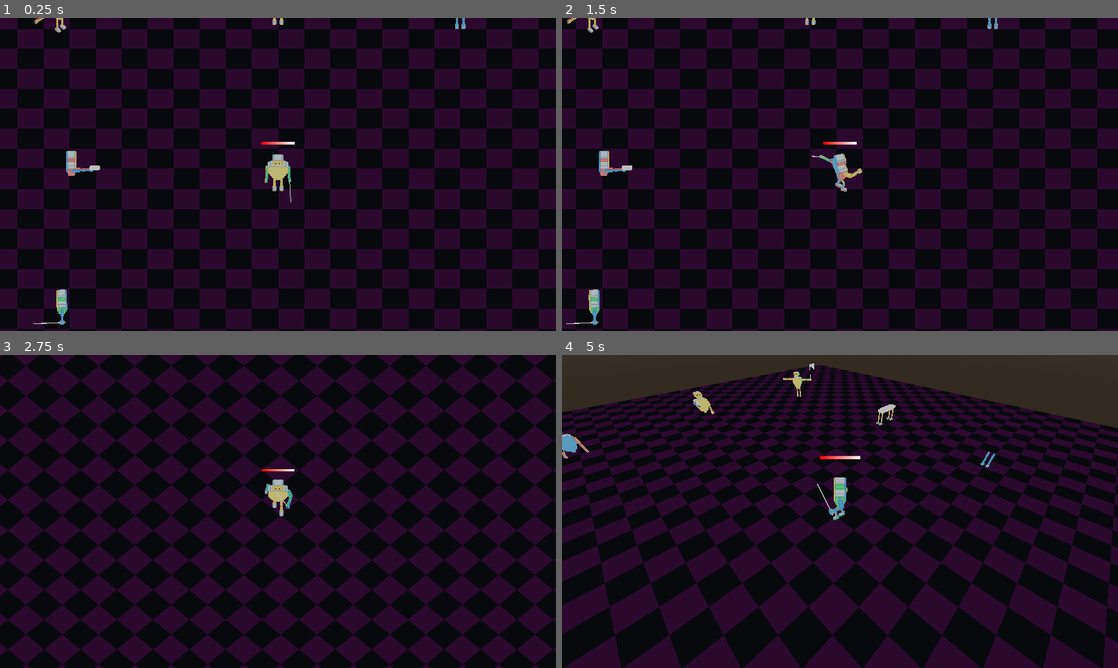
Above: before the commit, frames 1-4 (two rows, left to right).
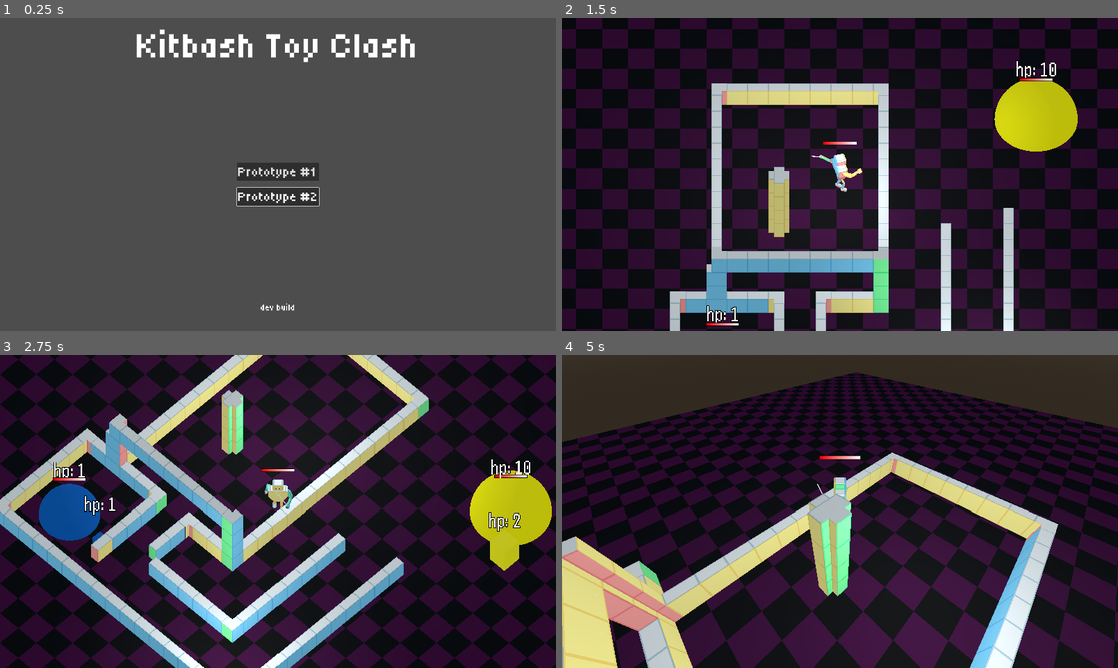
Above: after the commit, the same moments.

Repository: markguinn/kitbash-toy-clash
Game: Godot game, scene res://main.tscn
The game is run twice, just before and just after one commit, with the same random seed, the same clock (stepped at 60 frames per second) and the same inputs. Before the commit the project starts from res://levels/dev/proto2.tscn.
Inputs (mouse positions are in pixels of both pictures, inside the frame that each line leads up to):
- Up to frame 1 (0.25 s): no input
- Up to frame 2 (1.5 s): click (840, 171) at 0.5 s, where only the run after the commit has a clickable "Prototype #1"; hold Right (right) from 1.28 s (still down); hold Z (attack1) from 1.28 s (still down)
- Up to frame 3 (2.75 s): release Right (right) at 2.03 s; release Z (attack1) at 2.03 s; hold S (down) from 2.03 s (still down); tap Tab (switch_cam) at 2.1 s
- Up to frame 4 (5 s): release S (down) at 2.78 s; hold Right (right) 2.78-3.53 s; hold Z (attack1) 2.78-3.53 s; hold W (up) 3.53-4.28 s; tap Tab (switch_cam) at 3.6 s; hold Left (left) from 4.28 s (still down); hold Z (attack1) from 4.28 s (still down)

The runs differ from the first frame. In frame 1, 100% of the frame differs, in the area x 0-100%, y 0-100%; in frame 2, 15%; in frame 3, 64%; in frame 4, 71%.

Commit message:
add in main scene, temp title screen, and scene change machinery

Diff:
--- /dev/null
+++ b/common/ui/file_label.gd
@@ -0,0 +1,17 @@
+class_name FileLabel
+extends Label
+
+##########################################################
+## A label that replaces its text with the contents of a file
+## if the file exists. If not, it keeps the existing text.
+##########################################################
+
+
+## Path to the file that will define this label's text if present
+@export_file("*.txt") var file_path: String
+
+
+func _ready() -> void:
+	if file_path and FileAccess.file_exists(file_path):
+		var file = FileAccess.open(file_path, FileAccess.READ)
+		text = file.get_as_text()
--- /dev/null
+++ b/common/ui/rich_file_label.gd
@@ -0,0 +1,17 @@
+class_name RichFileLabel
+extends RichTextLabel
+
+##########################################################
+## A label that replaces its text with the contents of a file
+## if the file exists. If not, it keeps the existing text.
+##########################################################
+
+
+## Path to the file that will define this label's text if present
+@export_file("*.txt") var file_path: String
+
+
+func _ready() -> void:
+	if file_path and FileAccess.file_exists(file_path):
+		var file = FileAccess.open(file_path, FileAccess.READ)
+		text = file.get_as_text()
--- /dev/null
+++ b/common/ui/scene_change_button.gd
@@ -0,0 +1,29 @@
+class_name SceneChangeButton
+extends Button
+
+########################################################
+## A button that switches the current scene when pressed.
+## This can go to a stage or a UI scene.
+########################################################
+
+
+## The scene that loads when the button is clicked
+@export_file("*.tscn") var target_scene: String
+
+## Should the button grab focus?
+@export var is_primary: bool = false
+
+## Passed to the init_with_state method. Scene specific. For stages, this can optionally have a target_portal key which controls where the player starts.
+@export var params: Dictionary
+
+
+func _ready() -> void:
+	pressed.connect(_on_pressed)
+	if is_primary:
+		grab_focus()
+
+
+func _on_pressed() -> void:
+	if target_scene:
+		Game.change_scene(target_scene, params)
+	pass
--- a/globals/game.gd
+++ b/globals/game.gd
@@ -1,7 +1,10 @@
 extends Node
+
+const TITLE_SCREEN = "res://ui/dev/dev_title_screen.tscn"
 
 signal enemy_died(enemy, hit_box)
 signal player_died(enemy, hit_box)
+signal scene_changed
 
 var confirm_dlg: AcceptDialog
 var pick_dlg
@@ -18,13 +21,86 @@
 	player_died.connect(_on_player_died)
 	Log.debug.call_deferred(self, "ready")
 
+func is_dev_mode() -> bool:
+	return OS.is_debug_build()
+
+
+# this will be true when in a stage and false otherwise (title screen, credits, etc)
+# it will remain true when paused though
+var is_in_game := false
+
+
+## Returns the parent node for the active screen or stage
+func get_container() -> Node:
+	return get_tree().get_first_node_in_group("scene_container")
+
+
+## Returns the root of the current active scene
+func get_active_scene() -> Node:
+	return get_container().get_child(0)
+
+
+## Returns the currently active player
+#func get_player() -> Player:
+#	return get_tree().get_first_node_in_group("player")
+
+
+var is_changing := false
+func change_scene(new_scene_path: String, params = {}) -> void:
+	if is_changing:
+		Log.warn(self, "asked to change to", new_scene_path, "but in the middle of another change")
+		return
+	is_changing = true
+	Log.info(self, "changing to ", new_scene_path, params)
+	#var fade_in: bool = params.get("fade_in", true)
+	#var fade_out: bool = params.get("fade_out", true)
+	var container := get_container()
+	var cur_scene := get_active_scene()
+
+	## start the fade early so we load while it's fading
+	#var fade_out_tween: Tween
+	#if fade_out:
+		#AudioManager.fade_out()
+		#fade_out_tween = VFX.white_out()
+		#await fade_out_tween.finished
+
+	# TODO: load on a thread?
+	var new_scene: Resource = load(new_scene_path)
+	if not new_scene:
+		new_scene = load(TITLE_SCREEN)
+	var new_instance: Node = new_scene.instantiate()
+	#if new_instance.get("persist_as_current"):
+		#StateManager.set_keys.call_deferred({ "path": new_scene_path, "params": params }, "cur_scene")
+	#
+	##if fade_out:
+		##await fade_out_tween.finished
+	#
+	container.remove_child(cur_scene)
+	container.add_child(new_instance)
+	cur_scene.queue_free()
+	var t = get_tree()
+	if t:
+		await get_tree().physics_frame
+	#StateManager.manage_scene.call_deferred(new_instance, new_scene_path, params)
+	scene_changed.emit.call_deferred()
+#
+	#if fade_in:
+		#VFX.white_in()
+#
+	is_changing = false
+
+
+func quit_to_title() -> void:
+	change_scene(TITLE_SCREEN)
+
+
+#region THROWAWAY PROTOTYPE STUFF
+
 func _on_enemy_died(enemy, _hit_box) -> void:
 	var dc = enemy.get("loot_parts_dc")
 	if dc and randf() <= dc:
 		pass
 
-func is_dev_mode() -> bool:
-	return OS.is_debug_build()
 
 var last_enemy
 func _on_player_died(enemy, _hit_box) -> void:
@@ -64,70 +140,4 @@
 	player.life.hp = player.life.starting_hp
 	get_tree().get_first_node_in_group("confirm_dlg").hide()
 
-
-# this will be true when in a stage and false otherwise (title screen, credits, etc)
-# it will remain true when paused though
-var is_in_game := false
-
-
-## Returns the parent node for the active screen or stage
-#func get_container() -> Node2D:
-#	return get_tree().get_first_node_in_group("scene_container")
-
-
-## Returns the root of the current active scene
-#func get_active_scene() -> Node:
-#	return get_container().get_child(0)
-
-
-## Returns the currently active player
-#func get_player() -> Player:
-#	return get_tree().get_first_node_in_group("player")
-
-
-#var is_changing := false
-#func change_scene(new_scene_path: String, params = {}) -> void:
-	#if is_changing:
-		#Log.warn(self, "asked to change to", new_scene_path, "but in the middle of another change")
-		#return
-	#is_changing = true
-	#Log.info(self, "changing to ", new_scene_path, params)
-	#var fade_in: bool = params.get("fade_in", true)
-	#var fade_out: bool = params.get("fade_out", true)
-	#var container := get_container()
-	#var cur_scene := get_active_scene()
-#
-	## start the fade early so we load while it's fading
-	#var fade_out_tween: Tween
-	#if fade_out:
-		#AudioManager.fade_out()
-		#fade_out_tween = VFX.white_out()
-		#await fade_out_tween.finished
-#
-	#var new_scene: Resource = load(new_scene_path)
-	#if not new_scene:
-		#new_scene = load(TITLE_SCREEN)
-	#var new_instance: Node = new_scene.instantiate()
-	#if new_instance.get("persist_as_current"):
-		#StateManager.set_keys.call_deferred({ "path": new_scene_path, "params": params }, "cur_scene")
-	#
-	##if fade_out:
-		##await fade_out_tween.finished
-	#
-	#container.remove_child(cur_scene)
-	#container.add_child(new_instance)
-	#cur_scene.queue_free()
-	#var t = get_tree()
-	#if t:
-		#await get_tree().physics_frame
-	#StateManager.manage_scene.call_deferred(new_instance, new_scene_path, params)
-	#scene_changed.emit.call_deferred()
-#
-	#if fade_in:
-		#VFX.white_in()
-#
-	#is_changing = false
-#
-#
-#func quit_to_title() -> void:
-	#change_scene(TITLE_SCREEN)
+#endregion
--- /dev/null
+++ b/main.tscn
@@ -0,0 +1,11 @@
+[gd_scene format=3 uid="uid://diymwm2lkwnj2"]
+
+[ext_resource type="PackedScene" uid="uid://d258f6hbtesvg" path="res://ui/dev/dev_title_screen.tscn" id="1_ig7tw"]
+
+[node name="Main" type="Node" unique_id=1686355258]
+
+[node name="SceneContainer" type="Node" parent="." unique_id=1694750468 groups=["scene_container"]]
+
+[node name="DevTitleScreen" parent="SceneContainer" unique_id=1371519828 instance=ExtResource("1_ig7tw")]
+
+[node name="HUD" type="CanvasLayer" parent="." unique_id=2141545794]
--- a/project.godot
+++ b/project.godot
@@ -11,7 +11,7 @@
 [application]
 
 config/name="Kitbash Toy Clash"
-run/main_scene="uid://dprhdayetcchx"
+run/main_scene="uid://diymwm2lkwnj2"
 config/features=PackedStringArray("4.7", "GL Compatibility")
 config/icon="uid://dsvwud0ydk0rd"
 
@@ -31,7 +31,6 @@
 window/size/viewport_width=1920
 window/size/viewport_height=1080
 window/stretch/mode="viewport"
-window/stretch/aspect="expand"
 window/stretch/scale_mode="integer"
 
 [file_customization]
@@ -47,6 +46,11 @@
 enemies=""
 spawners=""
 confirm_dlg=""
+scene_container=""
+
+[gui]
+
+theme/custom="uid://cvcbe2em0ehmf"
 
 [input]
 
--- /dev/null
+++ b/ui/dev/dev_title_screen.tscn
@@ -0,0 +1,58 @@
+[gd_scene format=3 uid="uid://d258f6hbtesvg"]
+
+[ext_resource type="Theme" uid="uid://cvcbe2em0ehmf" path="res://ui/theme.tres" id="1_dxfxk"]
+[ext_resource type="Script" uid="uid://7b24u8emy6rq" path="res://common/ui/file_label.gd" id="2_7840x"]
+[ext_resource type="Script" uid="uid://6arxcfsx130h" path="res://common/ui/scene_change_button.gd" id="2_ouiyl"]
+
+[node name="DevTitleScreen" type="CanvasLayer" unique_id=1639024175]
+
+[node name="MarginContainer" type="MarginContainer" parent="." unique_id=1753645063]
+anchors_preset = 15
+anchor_right = 1.0
+anchor_bottom = 1.0
+grow_horizontal = 2
+grow_vertical = 2
+
+[node name="VBoxContainer" type="VBoxContainer" parent="MarginContainer" unique_id=1477254935]
+layout_mode = 2
+
+[node name="Title" type="Label" parent="MarginContainer/VBoxContainer" unique_id=1814381509]
+layout_mode = 2
+theme = ExtResource("1_dxfxk")
+theme_type_variation = &"HeaderLarge"
+text = "Kitbash Toy Clash"
+horizontal_alignment = 1
+
+[node name="Control" type="Control" parent="MarginContainer/VBoxContainer" unique_id=1073598982]
+layout_mode = 2
+size_flags_vertical = 3
+
+[node name="Proto1" type="Button" parent="MarginContainer/VBoxContainer" unique_id=716290262]
+layout_mode = 2
+size_flags_horizontal = 4
+text = "Prototype #1"
+script = ExtResource("2_ouiyl")
+target_scene = "uid://ctjamigafagl3"
+is_primary = true
+metadata/_custom_type_script = "uid://6arxcfsx130h"
+
+[node name="Proto2" type="Button" parent="MarginContainer/VBoxContainer" unique_id=1726603703]
+layout_mode = 2
+size_flags_horizontal = 4
+text = "Prototype #2"
+script = ExtResource("2_ouiyl")
+target_scene = "uid://dprhdayetcchx"
+is_primary = true
+metadata/_custom_type_script = "uid://6arxcfsx130h"
+
+[node name="Control2" type="Control" parent="MarginContainer/VBoxContainer" unique_id=1088315750]
+layout_mode = 2
+size_flags_vertical = 3
+
+[node name="Version" type="Label" parent="MarginContainer/VBoxContainer" unique_id=1784152790]
+layout_mode = 2
+text = "dev build"
+horizontal_alignment = 1
+script = ExtResource("2_7840x")
+file_path = "res://version.txt"
+metadata/_custom_type_script = "uid://7b24u8emy6rq"
--- /dev/null
+++ b/ui/theme.tres
@@ -0,0 +1,16 @@
+[gd_resource type="Theme" format=3 uid="uid://cvcbe2em0ehmf"]
+
+[ext_resource type="FontFile" uid="uid://dk02jqbwkcdf6" path="res://common/fonts/Tiny5-Regular.ttf" id="1_rqugq"]
+
+[resource]
+default_base_scale = 2.0
+default_font = ExtResource("1_rqugq")
+default_font_size = 32
+Button/font_sizes/font_size = 48
+HeaderLarge/base_type = &"Label"
+HeaderLarge/font_sizes/font_size = 128
+MarginContainer/constants/margin_bottom = 24
+MarginContainer/constants/margin_left = 32
+MarginContainer/constants/margin_right = 32
+MarginContainer/constants/margin_top = 24
+VBoxContainer/constants/separation = 24
Not shown, added: common/ui/file_label.gd.uid
Not shown, added: common/ui/rich_file_label.gd.uid
Not shown, added: common/ui/scene_change_button.gd.uid
Not shown: 2 places in levels/dev/proto2.tscn that only renumber resources
Not shown, added: version.txt
